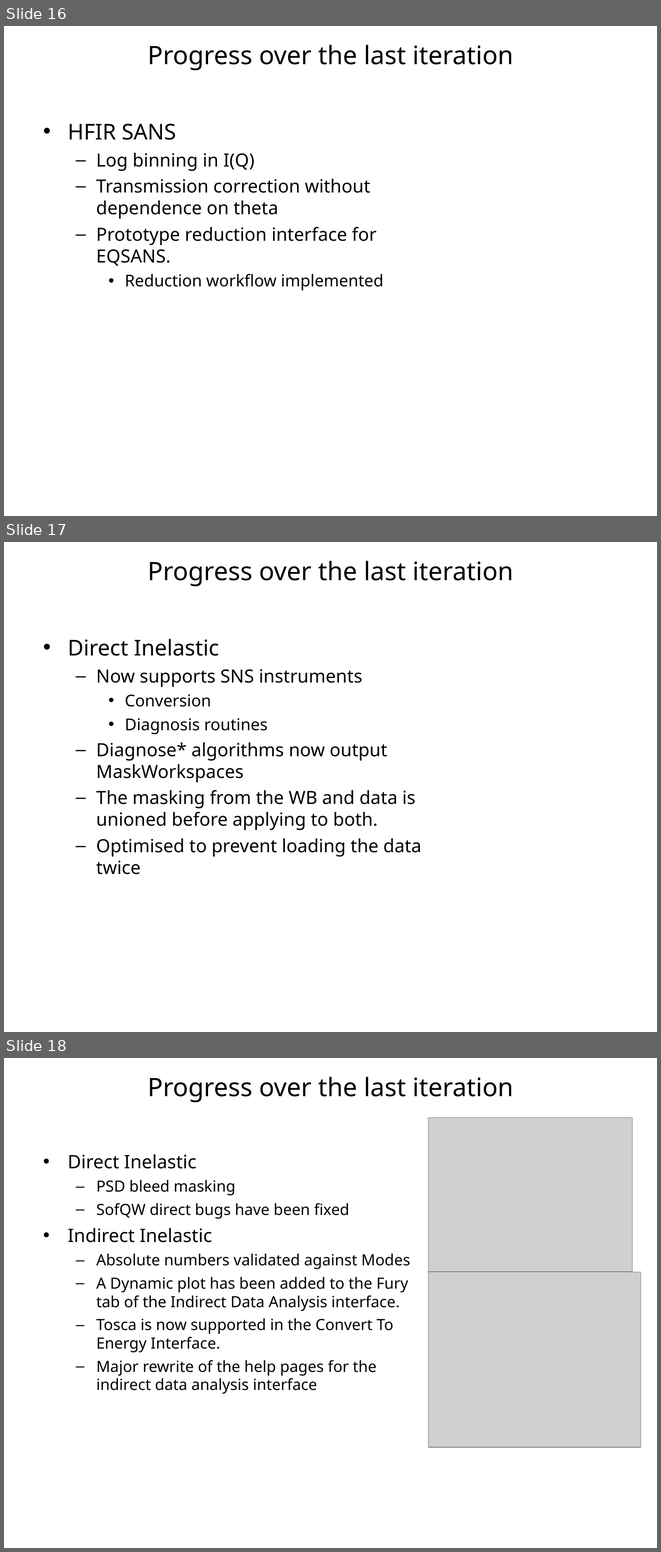
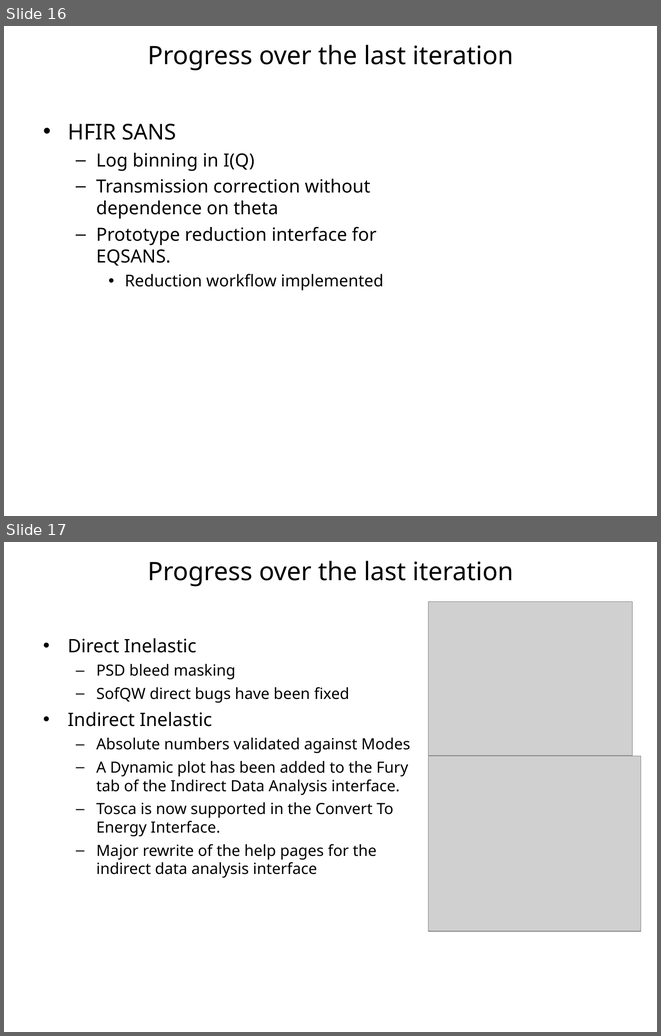
Before and after one commit to mantidproject/documents, a slide deck: Presentations/Scientific Steering Committee/Mantid Scientific Steering committee 21-02-2011.ppt. Shown one above the other, each under a label of ours: slides 16, 17 and 18 before the commit, slides 16 and 17 after it. The pictures are 661x1552 and 661x1036 pixels, drawn with LibreOffice and Linux fonts; fonts in the diff are those of the drawing; grey boxes stand for pictures; background and template pictures are left out. Boxes give left, top, right and bottom in pixels: in the first picture for what was removed or moved away, otherwise in the second. Text is boxed around its words. In the diff, an @@ line names an element or a change of style, - is before the commit and + after.

Commit message:
Update presentations & add one

```diff
--- a/Presentations/Scientific Steering Committee/Mantid Scientific Steering committee 21-02-2011.ppt
+++ b/Presentations/Scientific Steering Committee/Mantid Scientific Steering committee 21-02-2011.ppt
@@ slide 17 removed at (4, 542, 657, 1032), background #FFFFFF @@
@@ title removed at (148, 561, 513, 587) @@
-Progress over the last iteration
@@ text removed at (68, 638, 422, 874) @@
-• Direct Inelastic
-  – Now supports SNS instruments
-    • Conversion
-    • Diagnosis routines
-  – Diagnose* algorithms now output MaskWorkspaces
-  – The masking from the WB and data is unioned before applying to both.
-  – Optimised to prevent loading the data twice
@@ what was slide 18 is now slide 17 @@
```
Also in this commit, not shown: 2 other files.
